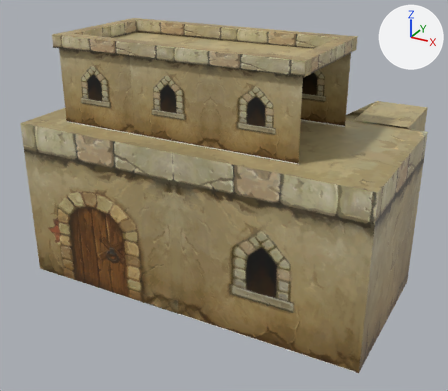
Before and after pictures for a commit that changed the FBX model Project/Client/MMORPG/Assets/Scene/SceneModel/shamo_fangzi_2.fbx.
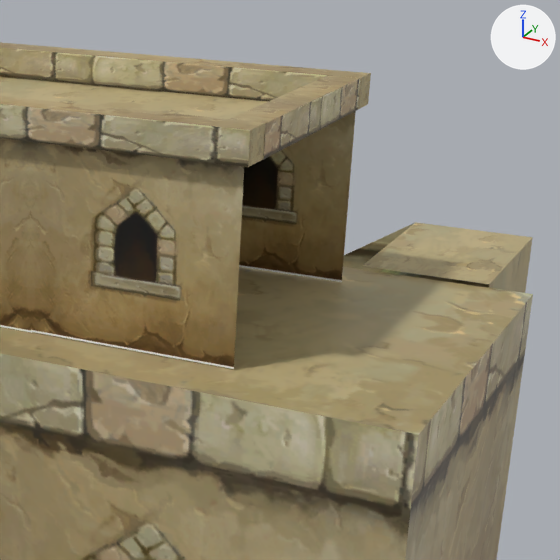
Each version is shown whole from a 50 mm camera at (0.0982, -0.1882, 0.1199) aimed at (-0.0013, -0.0075, 0.0296), then close up on the part from 44% to 98% of the width and 1% to 63% of the height. Arrows for +X, +Y and +Z are at upper right; the lights stay in place. Where no turn or scale is listed for an object, it has been applied to the vertices.

The scene before the commit, as lines of its bpy script (objects in view):
```python
me_mesh_003 = bpy.data.meshes.new('Mesh.003')
me_mesh_003.from_pydata(...)  # a box spanning x -0.0454..0.0423, y 0.2059..0.2106, z 0.0922..0.0964
me_mesh_003.materials.append(mat_shamo_texture_1_y)  # picture img_shamo_texture_1_y_png
me_mesh_008 = bpy.data.meshes.new('Mesh.008')
me_mesh_008.from_pydata(...)  # 12 vertices, 8 faces; spans x -0.0575..0.0666, y 0.1596..0.2168, z 0.0095..0.0667
me_mesh_008.materials.append(mat_shamo_texture_1_y)  # picture img_shamo_texture_1_y_png
me_mesh_009 = bpy.data.meshes.new('Mesh.009')
me_mesh_009.from_pydata(...)  # a box spanning x -0.0454..0.0423, y 0.1666..0.1713, z 0.0922..0.0964
me_mesh_009.materials.append(mat_shamo_texture_1_y)  # picture img_shamo_texture_1_y_png
ob_polysurface221 = bpy.data.objects.new('polySurface221', me_mesh_003)
ob_polysurface221.location = (-0.004, -0.202, -0.0095)
ob_polysurface226 = bpy.data.objects.new('polySurface226', me_mesh_008)
ob_polysurface226.location = (-0.004, -0.202, -0.0095)
ob_polysurface227 = bpy.data.objects.new('polySurface227', me_mesh_009)
ob_polysurface227.location = (-0.004, -0.202, -0.0095)
# also in view: 'polySurface222' at (0.0361, -0.0135, 0.0848); 'polySurface224' at (0.0001, 0.0291, 0.0286); 'polySurface219' at (-0.0055, -0.0136, 0.0699); 'polySurface218' at (0.0229, -0.0136, 0.07)
```
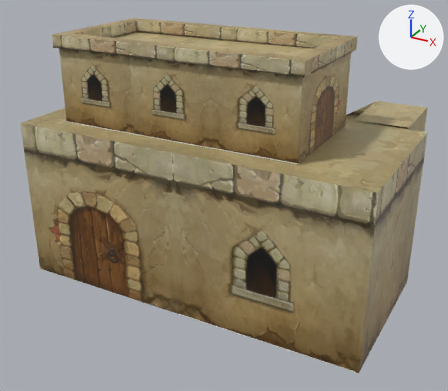
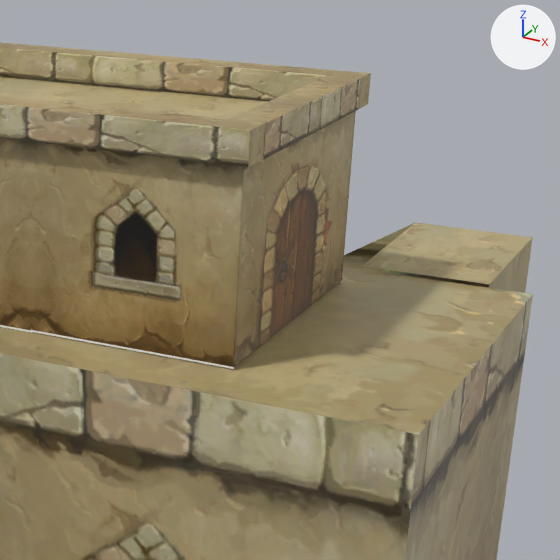
The newer file is also turned or shifted as a whole; pictures and numbers use the older file's frame.

Location of each change, [x1, y1, x2, y2] in pixels of the close-ups (560 x 560 px):
```json
{"object": "polySurface263", "change": "added", "after": [233, 112, 355, 366], "on screen": "brown"}
```

Edits to the scene script, one JSON object a line:
```json
{"op": "add", "block": "me_mesh_014", "code": ["me_mesh_014 = bpy.data.meshes.new('Mesh.014')", "me_mesh_014.from_pydata(...)  # 4 vertices, 1 face; spans x 0.0364, y -0.034..0.0066, z 0.0576..0.0828", "me_mesh_014.materials.append(mat_shamo_texture_1_y)  # picture img_shamo_texture_1_y_png"]}
{"op": "add", "block": "ob_polysurface263", "code": ["ob_polysurface263 = bpy.data.objects.new('polySurface263', me_mesh_014)", "ob_polysurface263.location = (0.0008, 0.0001, 0.0)"]}
```
